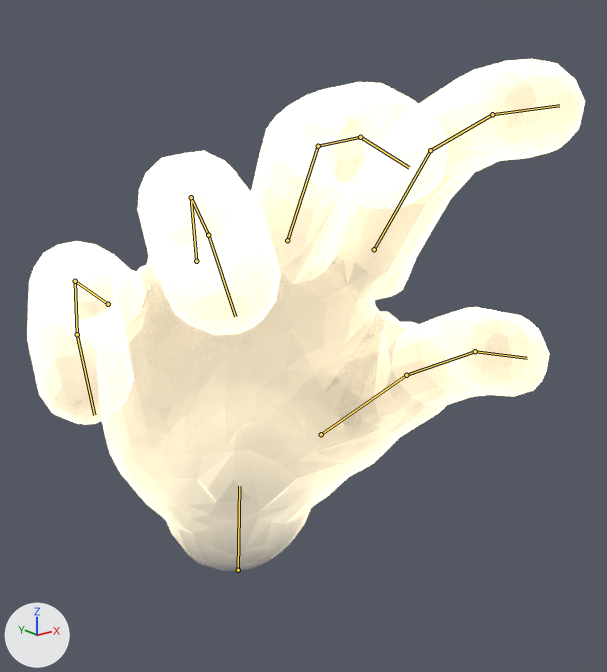
The Blender file art/blender/hand/zenscape-god-hand.blend: old version first, new version second.
Both versions are drawn from a camera (50 mm lens) standing at (-0.602, -0.663, 0.499) and looking at (0.071, 0.178, 0.163). Arrows for +X, +Y and +Z are at lower left; the lights stay in place. The older version comes first. Both versions are drawn at frame 3 of the action 'SnapIn'; the numbers are the values there. The bones that change are drawn over the model as lines.

The first picture shows 'GodHand'.
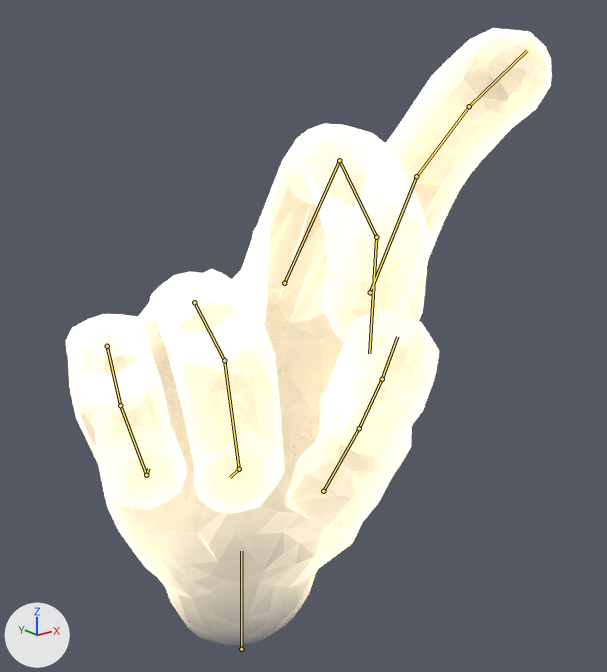
Scene script edits in JSON lines:
```json
{"block": "bone_wrist", "where": "bone_wrist = bpy.data.objects['GodHandRig'].pose.bones['Wrist']  # child of 'Root'"}
{"op": "set", "path": "bone_wrist.location", "old": "(-0.187, -0.245, -0.419)", "new": "(-0.129, -0.153, -0.517)"}
{"op": "set", "path": "bone_wrist.rotation_quaternion", "old": "(0.821, 0.53, -0.096, -0.191)", "new": "(0.779, 0.591, -0.115, -0.176)", "note": "degrees (65, 3, -25) -> degrees (74, 2, -24)"}
{"block": "bone_index1", "where": "bone_index1 = bpy.data.objects['GodHandRig'].pose.bones['Index1']  # child of 'MetaIndex'"}
{"op": "set", "path": "bone_index1.rotation_quaternion", "old": "(0.991, -0.12, -0.006, 0.051)", "new": "(0.995, -0.087, -0.005, 0.052)", "note": "degrees (-14, 0, 6) -> degrees (-10, 0, 6)"}
{"block": "bone_index2", "where": "bone_index2 = bpy.data.objects['GodHandRig'].pose.bones['Index2']  # child of 'Index1'"}
{"op": "set", "path": "bone_index2.rotation_quaternion", "old": "(0.985, -0.172, 0.0, 0.0)", "new": "(0.993, -0.122, 0.0, 0.0)", "note": "degrees (-20, 0, 0) -> degrees (-14, 0, 0)"}
{"block": "bone_index3", "where": "bone_index3 = bpy.data.objects['GodHandRig'].pose.bones['Index3']  # child of 'Index2'"}
{"op": "set", "path": "bone_index3.rotation_quaternion", "old": "(0.997, -0.082, 0.0, 0.0)", "new": "(0.999, -0.052, 0.0, 0.0)", "note": "degrees (-9, 0, 0) -> degrees (-6, 0, 0)"}
{"block": "bone_middle1", "where": "bone_middle1 = bpy.data.objects['GodHandRig'].pose.bones['Middle1']  # child of 'MetaMiddle'"}
{"op": "set", "path": "bone_middle1.rotation_quaternion", "old": "(0.984, -0.18, -0.001, 0.004)", "new": "(0.987, -0.119, -0.013, 0.104)", "note": "degrees (-21, 0, 0) -> degrees (-14, 0, 12)"}
{"block": "bone_middle2", "where": "bone_middle2 = bpy.data.objects['GodHandRig'].pose.bones['Middle2']  # child of 'Middle1'"}
{"op": "set", "path": "bone_middle2.rotation_quaternion", "old": "(0.977, -0.214, 0.0, 0.0)", "new": "(0.798, -0.602, 0.0, 0.0)", "note": "degrees (-25, 0, 0) -> degrees (-74, 0, 0)"}
{"block": "bone_middle3", "where": "bone_middle3 = bpy.data.objects['GodHandRig'].pose.bones['Middle3']  # child of 'Middle2'"}
{"op": "set", "path": "bone_middle3.rotation_quaternion", "old": "(0.996, -0.095, 0.0, 0.0)", "new": "(0.925, -0.379, 0.0, 0.0)", "note": "degrees (-11, 0, 0) -> degrees (-45, 0, 0)"}
{"block": "bone_ring1", "where": "bone_ring1 = bpy.data.objects['GodHandRig'].pose.bones['Ring1']  # child of 'MetaRing'"}
{"op": "set", "path": "bone_ring1.rotation_quaternion", "old": "(0.971, -0.234, 0.01, -0.041)", "new": "(0.809, -0.588, 0.01, -0.014)", "note": "degrees (-27, 0, -5) -> degrees (-72, 0, -2)"}
{"block": "bone_ring2", "where": "bone_ring2 = bpy.data.objects['GodHandRig'].pose.bones['Ring2']  # child of 'Ring1'"}
{"op": "set", "path": "bone_ring2.rotation_quaternion", "old": "(0.967, -0.254, 0.0, 0.0)", "new": "(0.731, -0.682, 0.0, 0.0)", "note": "degrees (-29, 0, 0) -> degrees (-86, 0, 0)"}
{"block": "bone_ring3", "where": "bone_ring3 = bpy.data.objects['GodHandRig'].pose.bones['Ring3']  # child of 'Ring2'"}
{"op": "set", "path": "bone_ring3.rotation_quaternion", "old": "(0.992, -0.123, 0.0, 0.0)", "new": "(0.921, -0.391, 0.0, 0.0)", "note": "degrees (-14, 0, 0) -> degrees (-46, 0, 0)"}
{"block": "bone_pinky1", "where": "bone_pinky1 = bpy.data.objects['GodHandRig'].pose.bones['Pinky1']  # child of 'MetaPinky'"}
{"op": "set", "path": "bone_pinky1.rotation_quaternion", "old": "(0.957, -0.275, 0.027, -0.093)", "new": "(0.787, -0.615, 0.032, -0.041)", "note": "degrees (-32, 0, -11) -> degrees (-76, 0, -6)"}
{"block": "bone_pinky2", "where": "bone_pinky2 = bpy.data.objects['GodHandRig'].pose.bones['Pinky2']  # child of 'Pinky1'"}
{"op": "set", "path": "bone_pinky2.rotation_quaternion", "old": "(0.96, -0.281, 0.0, 0.0)", "new": "(0.719, -0.695, 0.0, 0.0)", "note": "degrees (-33, 0, 0) -> degrees (-88, 0, 0)"}
{"block": "bone_pinky3", "where": "bone_pinky3 = bpy.data.objects['GodHandRig'].pose.bones['Pinky3']  # child of 'Pinky2'"}
{"op": "set", "path": "bone_pinky3.rotation_quaternion", "old": "(0.991, -0.137, 0.0, 0.0)", "new": "(0.914, -0.407, 0.0, 0.0)", "note": "degrees (-16, 0, 0) -> degrees (-48, 0, 0)"}
{"block": "bone_thumb1", "where": "bone_thumb1 = bpy.data.objects['GodHandRig'].pose.bones['Thumb1']  # child of 'Hand'"}
{"op": "set", "path": "bone_thumb1.rotation_quaternion", "old": "(0.998, -0.048, 0.029, -0.012)", "new": "(0.956, -0.245, -0.094, -0.132)", "note": "degrees (-6, 3, -2) -> degrees (-27, -14, -12)"}
{"block": "bone_thumb2", "where": "bone_thumb2 = bpy.data.objects['GodHandRig'].pose.bones['Thumb2']  # child of 'Thumb1'"}
{"op": "set", "path": "bone_thumb2.rotation_quaternion", "old": "(0.995, -0.104, 0.0, 0.0)", "new": "(1.0, 0.016, 0.0, 0.0)", "note": "degrees (-12, 0, 0) -> degrees (2, 0, 0)"}
{"block": "bone_thumb3", "where": "bone_thumb3 = bpy.data.objects['GodHandRig'].pose.bones['Thumb3']  # child of 'Thumb2'"}
{"op": "set", "path": "bone_thumb3.rotation_quaternion", "old": "(0.995, -0.096, 0.0, 0.0)", "new": "(1.0, 0.025, 0.0, 0.0)", "note": "degrees (-11, 0, 0) -> degrees (3, 0, 0)"}
```

Boxes (x1, y1, x2, y2) around the edits, measured in the pictures (607 x 672 px):
```json
{"object": "GodHand", "change": "posed", "before": [27, 59, 585, 540], "after": [66, 28, 552, 607], "on screen": "13% narrower, 20% taller"}
{"bone": "Wrist", "before": "(238, 570) to (239, 486)", "after": "(241, 649) to (241, 551)"}
{"bone": "Index1", "before": "(374, 249) to (430, 150)", "after": "(370, 292) to (416, 176)"}
{"bone": "Index2", "before": "(430, 150) to (492, 114)", "after": "(416, 176) to (469, 106)"}
{"bone": "Index3", "before": "(492, 114) to (559, 105)", "after": "(469, 106) to (527, 50)"}
{"bone": "Middle1", "before": "(287, 240) to (318, 146)", "after": "(284, 283) to (339, 160)"}
{"bone": "Middle2", "before": "(318, 146) to (360, 137)", "after": "(339, 160) to (376, 237)"}
{"bone": "Middle3", "before": "(360, 137) to (409, 167)", "after": "(376, 237) to (369, 353)"}
{"bone": "Ring1", "before": "(196, 261) to (191, 197)", "after": "(194, 302) to (224, 360)"}
{"bone": "Ring2", "before": "(191, 197) to (208, 235)", "after": "(224, 360) to (239, 469)"}
{"bone": "Ring3", "before": "(208, 235) to (235, 316)", "after": "(239, 469) to (230, 477)"}
{"bone": "Pinky1", "before": "(108, 304) to (75, 281)", "after": "(107, 346) to (120, 405)"}
{"bone": "Pinky2", "before": "(75, 281) to (77, 334)", "after": "(120, 405) to (146, 475)"}
{"bone": "Pinky3", "before": "(77, 334) to (94, 415)", "after": "(146, 475) to (148, 468)"}
{"bone": "Thumb1", "before": "(321, 434) to (406, 375)", "after": "(323, 491) to (359, 428)"}
{"bone": "Thumb2", "before": "(406, 375) to (475, 351)", "after": "(359, 428) to (382, 379)"}
{"bone": "Thumb3", "before": "(475, 351) to (527, 358)", "after": "(382, 379) to (397, 336)"}
```
